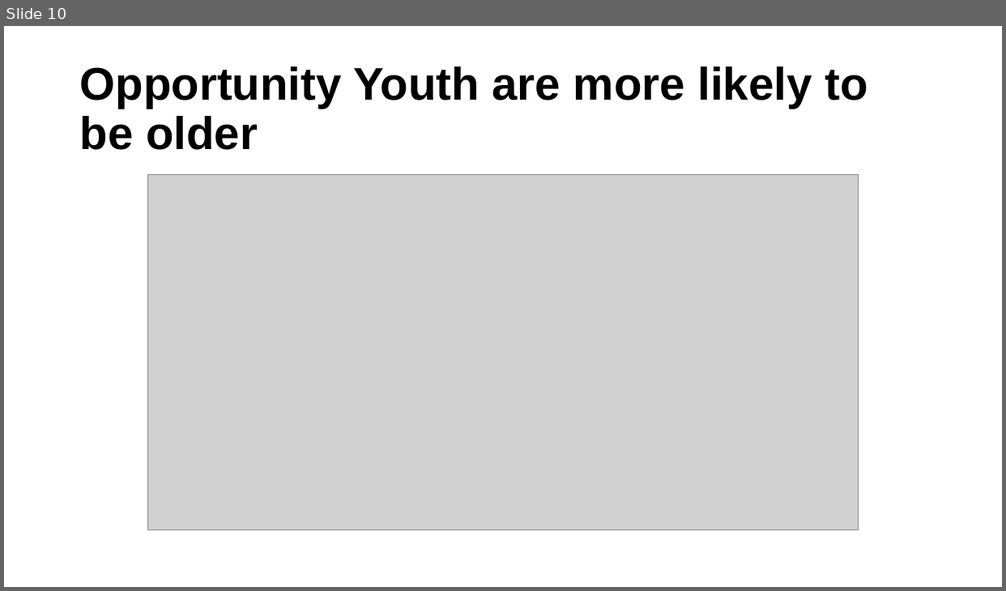
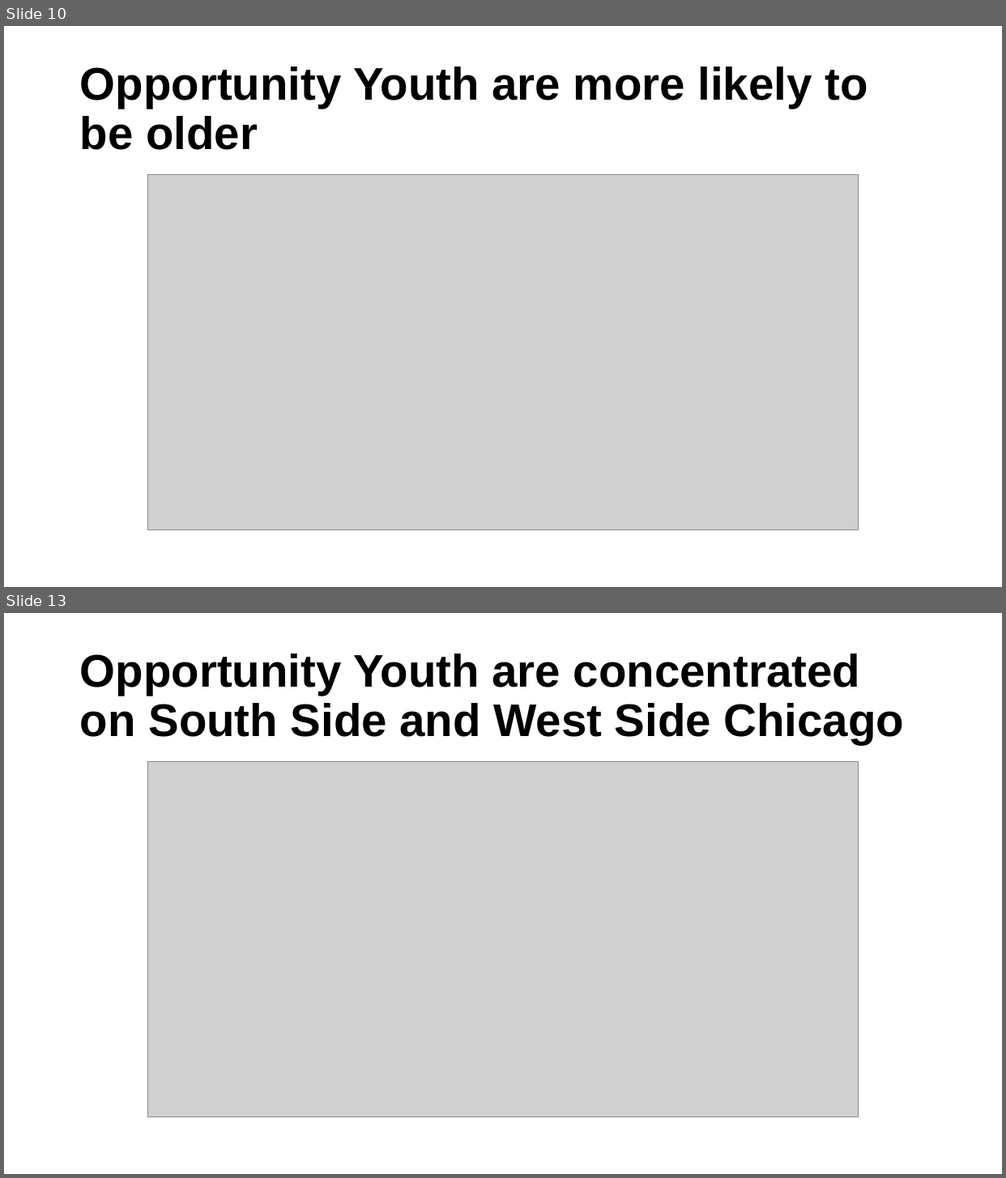
Before and after one commit to ucdiegorubi/oy_census_analysis, a slide deck: create_powerpoint/demographic_estimates.pptx. Shown one above the other, each under a label of ours: slide 10 before the commit, slides 10 and 13 after it; the slides between them are not shown. The pictures are 1006x591 and 1006x1178 pixels, drawn with LibreOffice and Linux fonts; fonts in the diff are those of the drawing; grey boxes stand for pictures; background and template pictures are left out. Boxes give left, top, right and bottom in pixels: in the first picture for what was removed or moved away, otherwise in the second. Text is boxed around its words. In the diff, an @@ line names an element or a change of style, - is before the commit and + after.

```diff
--- a/create_powerpoint/demographic_estimates.pptx
+++ b/create_powerpoint/demographic_estimates.pptx
@@ slide 13 added at (x1=4, y1=613, x2=1002, y2=1174), background #FFFFFF @@
@@ title added at (x1=80, y1=653, x2=905, y2=745), 44 pt, text #000000, bold @@
+Opportunity Youth are concentrated on South Side and West Side Chicago
@@ picture added at (x1=147, y1=762, x2=859, y2=1118) @@
```
Also in this commit, not shown: 1 slide changed, 2 other slides added, 4 slides removed, 4 other files.
